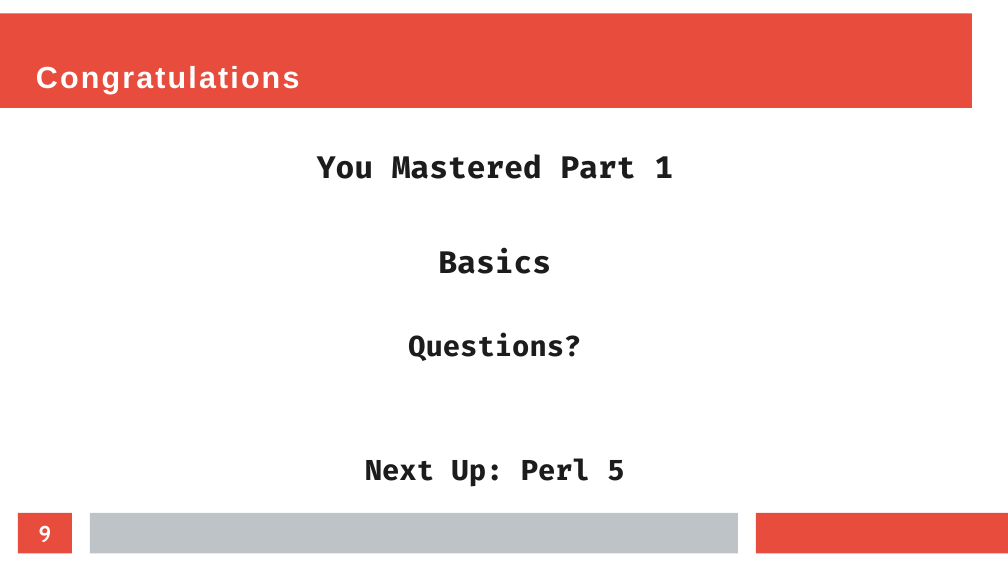
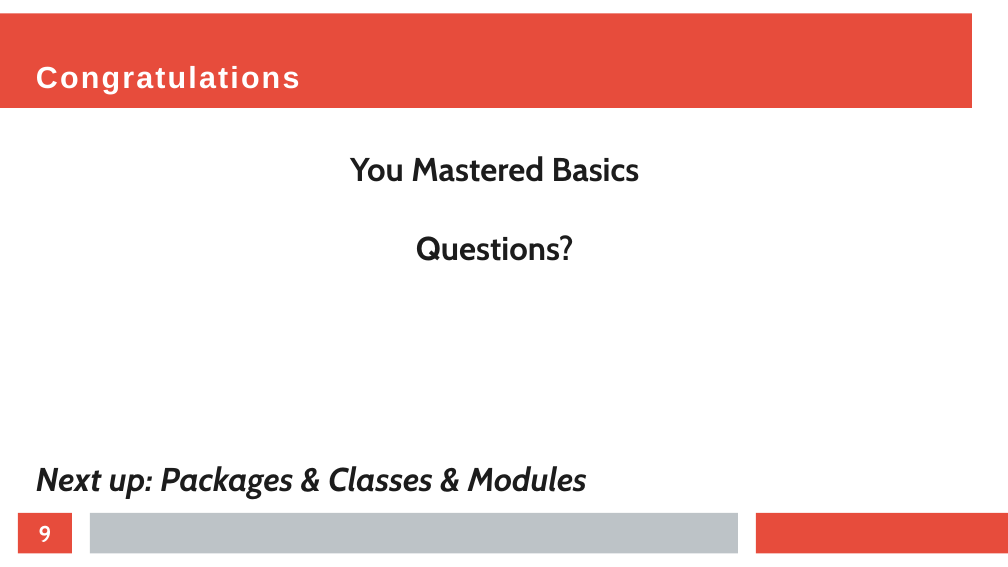
Before and after one commit to EvanCarroll/tech-presentations, a slide deck: slide 9 of perl/objects.odp. Drawn at 1008x567 pixels with LibreOffice and Linux fonts; fonts in the diff are those of the drawing. Boxes give left, top, right and bottom in pixels: in the first picture for what was removed or moved away, otherwise in the second. Text is boxed around its words. In the diff, an @@ line names an element or a change of style, - is before the commit and + after.

```diff
--- a/perl/objects.odp
+++ b/perl/objects.odp
@@ subtitle added at <box>36,156,640,498</box>, 26 pt, text #1C1C1C, bold, italic @@
+You Mastered Basics
+Questions?
+Next up: Packages & Classes & Modules
@@ text removed at <box>317,154,673,274</box> @@
-You Mastered Part 1
-Basics
@@ text removed at <box>365,333,624,487</box> @@
-Questions?
-Next Up: Perl 5
```
Also in this commit, not shown: 15 other slides changed, 1 slide added.
